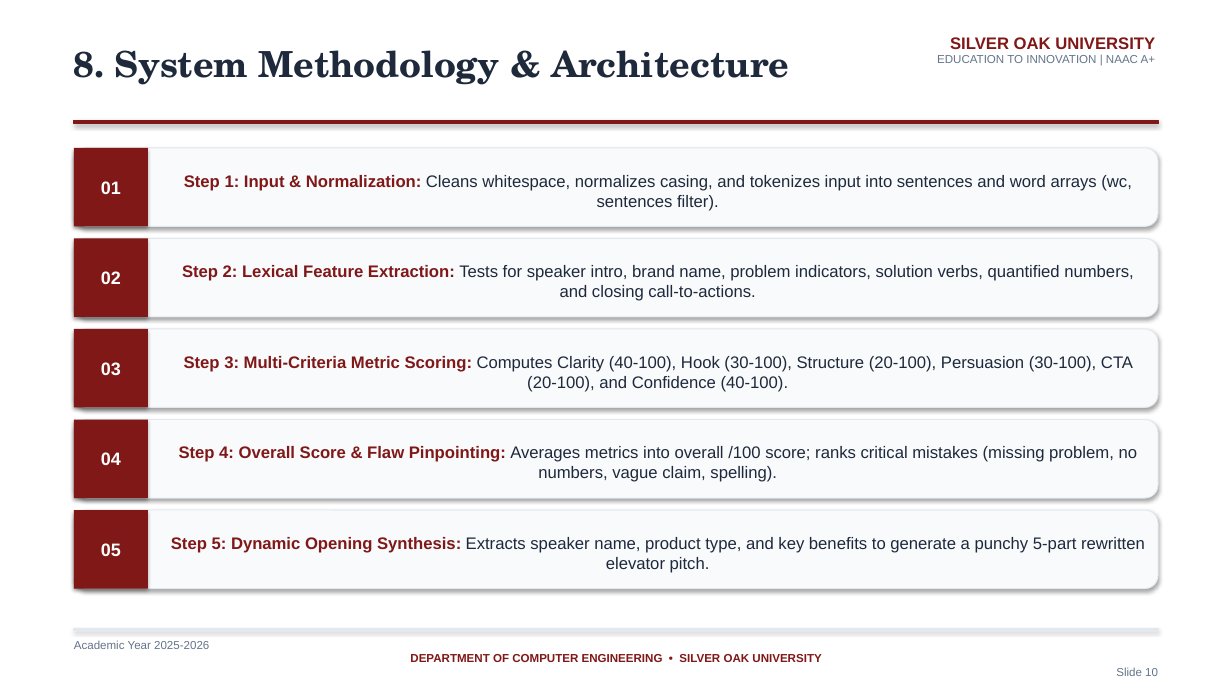
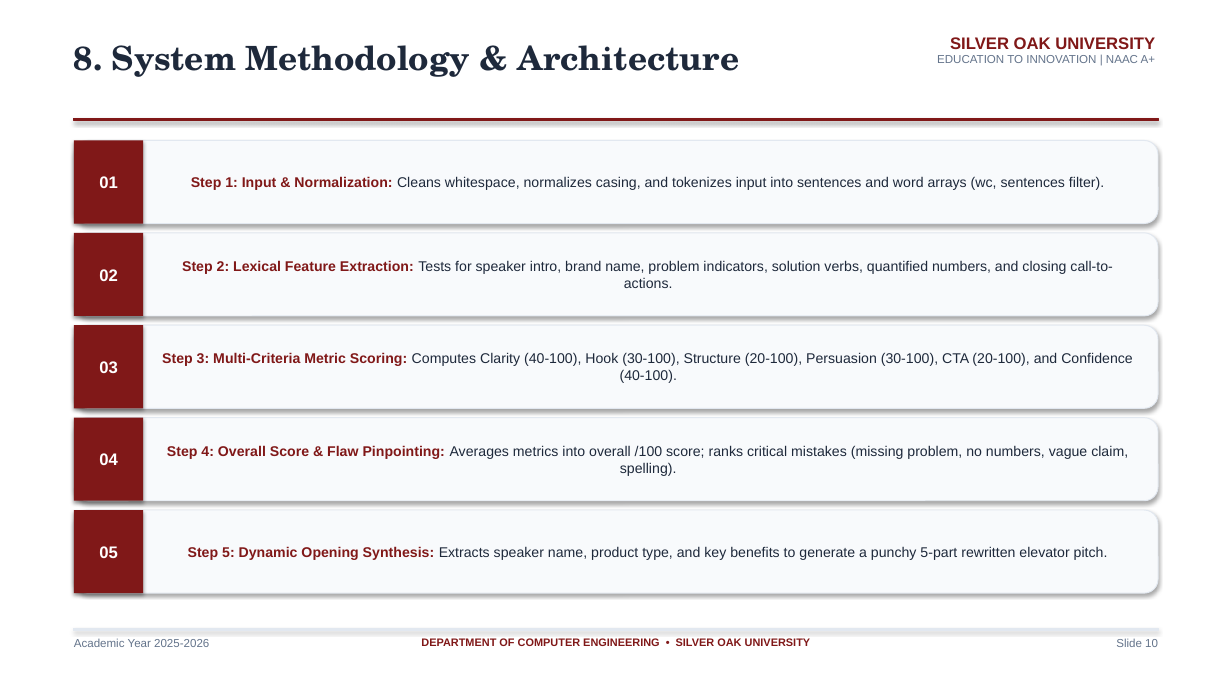
Before and after one commit to PARTHBAVALIYA/pitchiq, a slide deck: slide 10 of PitchIQ_SilverOak_Presentation.pptx. Drawn at 1232x693 pixels with LibreOffice and Linux fonts; fonts in the diff are those of the drawing. Boxes give left, top, right and bottom in pixels: in the first picture for what was removed or moved away, otherwise in the second. Text is boxed around its words. In the diff, an @@ line names an element or a change of style, - is before the commit and + after.

Commit message:
Fix slide formatting, card padding, and box boundaries in PPT

```diff
--- a/PitchIQ_SilverOak_Presentation.pptx
+++ b/PitchIQ_SilverOak_Presentation.pptx
@@ text "8. System Methodology & Architecture" at (74,45,740,77): size 28 to 26 pt @@
@@ size 13 to 11 pt in 5 elements at (74,418,1158,501), (74,325,1158,409), (74,510,1158,593), (74,233,1158,316), (74,140,1158,224) @@
@@ rounded rectangle "Step 1: Input & Normalization: ...": place and size @@
-rounded rectangle "Step 1: Input & Normalization: ..." at (74,148,1158,226)
+rounded rectangle "Step 1: Input & Normalization: ..." at (74,140,1158,224)
@@ size 14 to 13 pt in 5 elements at (74,418,143,501), (74,325,143,409), (74,510,143,593), (74,233,143,316), (74,140,143,224) @@
@@ rectangle "01": place and size @@
-rectangle "01" at (74,148,148,226)
+rectangle "01" at (74,140,143,224)
@@ rounded rectangle "Step 2: Lexical Feature Extraction: ...": place and size @@
-rounded rectangle "Step 2: Lexical Feature Extraction: ..." at (74,238,1158,317)
+rounded rectangle "Step 2: Lexical Feature Extraction: ..." at (74,233,1158,316)
@@ rectangle "02": place and size @@
-rectangle "02" at (74,238,148,317)
+rectangle "02" at (74,233,143,316)
@@ rounded rectangle "Step 3: Multi-Criteria Metric Scoring: ...": place and size @@
-rounded rectangle "Step 3: Multi-Criteria Metric Scoring: ..." at (74,329,1158,408)
+rounded rectangle "Step 3: Multi-Criteria Metric Scoring: ..." at (74,325,1158,409)
@@ rectangle "03": place and size @@
-rectangle "03" at (74,329,148,408)
+rectangle "03" at (74,325,143,409)
@@ rectangle "04": place and size @@
-rectangle "04" at (74,420,148,498)
+rectangle "04" at (74,418,143,501)
@@ rounded rectangle "Step 5: Dynamic Opening Synthesis: ...": place and size @@
-rounded rectangle "Step 5: Dynamic Opening Synthesis: ..." at (74,510,1158,589)
+rounded rectangle "Step 5: Dynamic Opening Synthesis: ..." at (74,510,1158,593)
@@ rectangle "05": place and size @@
-rectangle "05" at (74,510,148,589)
+rectangle "05" at (74,510,143,593)
@@ text at (410,654,1158,676): paragraphs removed @@
-DEPARTMENT OF COMPUTER ENGINEERING • SILVER OAK UNIVERSITY
-Slide 10
@@ text added at (421,638,811,649), 8.5 pt, text #801818, bold @@
+DEPARTMENT OF COMPUTER ENGINEERING • SILVER OAK UNIVERSITY
@@ text added at (1116,638,1158,647), 9 pt, text #64748B @@
+Slide 10
```
Also in this commit, not shown: 13 other slides changed.
